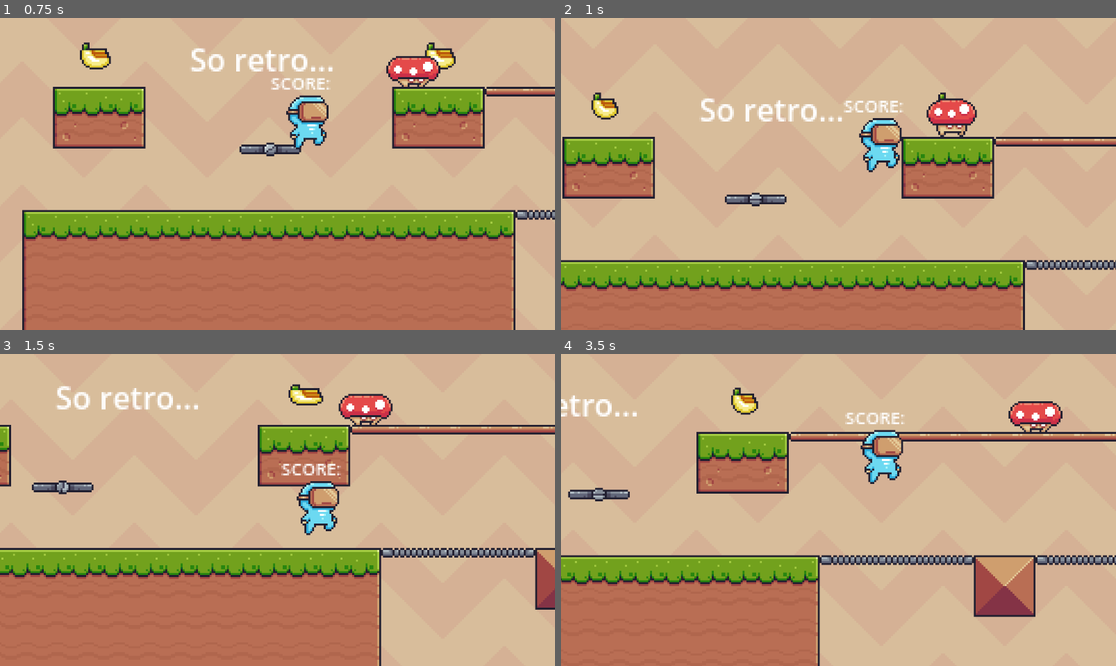
Above: before the commit, frames 1-4 (two rows, left to right).
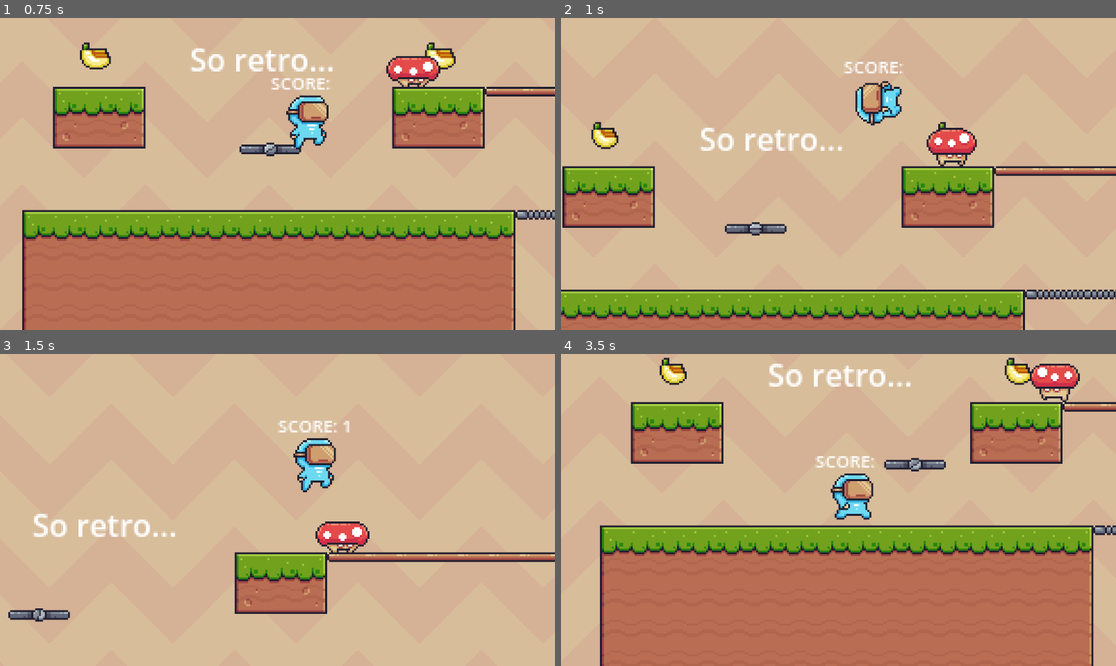
Above: after the commit, the same moments.

Repository: ManuelAmayaOrozco/2D-Test-Project-1-Manuel
Game: Godot game, scene res://scenes/game.tscn
The game is run twice, just before and just after one commit, with the same random seed, the same clock (stepped at 60 frames per second) and the same inputs.
Inputs:
- Up to frame 1 (0.75 s): hold Right (move_right) from 0.53 s (still down); tap Space (jump) at 0.6 s
- Up to frame 2 (1 s): keep holding Right (move_right); tap Space (jump) at 0.77 s
- Up to frame 3 (1.5 s): keep holding Right (move_right); tap Space (jump) at 1.07, 1.35 s
- Up to frame 4 (3.5 s): tap Space (jump) at 1.52, 1.82, 2.1, 2.85, 3.02, 3.32 s; release Right (move_right) at 2.03 s; hold Left (move_left) 2.03-2.78 s; hold Right (move_right) from 2.78 s (still down)

Frame 1 is identical in both runs. In frame 2, 33% of the frame differs, in the area x 0-100%, y 14-100%; in frame 3, 35%; in frame 4, 49%, in the area x 0-100%, y 1-100%.

Commit message:
Double Jump and Death fixed kinda

Diff:
--- a/Test Project 1 Manuel/scenes/MainGuy.tscn
+++ b/Test Project 1 Manuel/scenes/MainGuy.tscn
@@ -1,8 +1,9 @@
-[gd_scene load_steps=39 format=3 uid="uid://brci122yfy145"]
+[gd_scene load_steps=46 format=3 uid="uid://brci122yfy145"]
 
 [ext_resource type="Texture2D" uid="uid://cx177hlvu5b6c" path="res://assets/Main Characters/Virtual Guy/Idle (32x32).png" id="1_k6lha"]
 [ext_resource type="Script" path="res://scripts/MainGuy.gd" id="1_qskxa"]
 [ext_resource type="Texture2D" uid="uid://dmgx0t0mhktui" path="res://assets/Main Characters/Virtual Guy/Hit (32x32).png" id="2_0taoq"]
+[ext_resource type="Texture2D" uid="uid://ho6g34dpesrc" path="res://assets/Main Characters/Virtual Guy/Double Jump (32x32).png" id="3_h1kmv"]
 [ext_resource type="Texture2D" uid="uid://2wb4jl0wp86u" path="res://assets/Main Characters/Virtual Guy/Jump (32x32).png" id="3_q0rcj"]
 [ext_resource type="Texture2D" uid="uid://cqy6iwvq88yhh" path="res://assets/Main Characters/Virtual Guy/Run (32x32).png" id="4_pl07q"]
 
@@ -34,6 +35,30 @@
 atlas = ExtResource("2_0taoq")
 region = Rect2(192, 0, 32, 32)
 
+[sub_resource type="AtlasTexture" id="AtlasTexture_5vguo"]
+atlas = ExtResource("3_h1kmv")
+region = Rect2(0, 0, 32, 32)
+
+[sub_resource type="AtlasTexture" id="AtlasTexture_rf1f5"]
+atlas = ExtResource("3_h1kmv")
+region = Rect2(32, 0, 32, 32)
+
+[sub_resource type="AtlasTexture" id="AtlasTexture_jvg7d"]
+atlas = ExtResource("3_h1kmv")
+region = Rect2(64, 0, 32, 32)
+
+[sub_resource type="AtlasTexture" id="AtlasTexture_2u2a7"]
+atlas = ExtResource("3_h1kmv")
+region = Rect2(96, 0, 32, 32)
+
+[sub_resource type="AtlasTexture" id="AtlasTexture_mxh8m"]
+atlas = ExtResource("3_h1kmv")
+region = Rect2(128, 0, 32, 32)
+
+[sub_resource type="AtlasTexture" id="AtlasTexture_g2fwe"]
+atlas = ExtResource("3_h1kmv")
+region = Rect2(160, 0, 32, 32)
+
 [sub_resource type="AtlasTexture" id="AtlasTexture_g3xiw"]
 atlas = ExtResource("1_k6lha")
 region = Rect2(0, 0, 32, 32)
@@ -156,6 +181,29 @@
 }],
 "loop": true,
 "name": &"death",
+"speed": 20.0
+}, {
+"frames": [{
+"duration": 1.0,
+"texture": SubResource("AtlasTexture_5vguo")
+}, {
+"duration": 1.0,
+"texture": SubResource("AtlasTexture_rf1f5")
+}, {
+"duration": 1.0,
+"texture": SubResource("AtlasTexture_jvg7d")
+}, {
+"duration": 1.0,
+"texture": SubResource("AtlasTexture_2u2a7")
+}, {
+"duration": 1.0,
+"texture": SubResource("AtlasTexture_mxh8m")
+}, {
+"duration": 1.0,
+"texture": SubResource("AtlasTexture_g2fwe")
+}],
+"loop": true,
+"name": &"double_jump",
 "speed": 20.0
 }, {
 "frames": [{
@@ -256,7 +304,7 @@
 [node name="AnimatedSprite2D" type="AnimatedSprite2D" parent="."]
 position = Vector2(0, -16)
 sprite_frames = SubResource("SpriteFrames_0s38g")
-animation = &"idle"
+animation = &"death"
 autoplay = "idle"
 
 [node name="CollisionShape2D" type="CollisionShape2D" parent="."]
--- a/Test Project 1 Manuel/scenes/mushroom.tscn
+++ b/Test Project 1 Manuel/scenes/mushroom.tscn
@@ -229,7 +229,7 @@
 }]
 
 [sub_resource type="RectangleShape2D" id="RectangleShape2D_sfbde"]
-size = Vector2(20, 16)
+size = Vector2(21.8182, 16)
 
 [node name="Mushroom" type="CharacterBody2D"]
 script = ExtResource("1_2iqpg")
--- a/Test Project 1 Manuel/scripts/MainGuy.gd
+++ b/Test Project 1 Manuel/scripts/MainGuy.gd
@@ -10,44 +10,61 @@
 # Get the gravity from the project settings to be synced with RigidBody nodes.
 var gravity = ProjectSettings.get_setting("physics/2d/default_gravity")
 
+var double_jumping = false
+var double_jumps = 1
+
 var dying: bool = false
 
 func die():
 	dying = true
 
 func _physics_process(delta):
-	# Add the gravity.
-	if not is_on_floor():
-		velocity.y += gravity * delta
+	if !dying:
+		if is_on_floor():
+			double_jumping = false
+			double_jumps = 1
 
-	# Handle jump.
-	if Input.is_action_just_pressed("jump") and is_on_floor():
-		velocity.y = JUMP_VELOCITY
+		# Add the gravity.
+		if not is_on_floor():
+			velocity.y += gravity * delta
 
-	# Get the input direction and handle the movement/deceleration.
-	# As good practice, you should replace UI actions with custom gameplay actions.
-	var direction = Input.get_axis("move_left", "move_right")
+		# Handle jump.
+		if Input.is_action_just_pressed("jump") and is_on_floor():
+			velocity.y = JUMP_VELOCITY
 
-	if direction > 0:
-		animated_sprite.flip_h = false
-	elif direction < 0:
-		animated_sprite.flip_h = true
+		if Input.is_action_just_pressed("jump") and not is_on_floor():
+			if double_jumps != 0:
+				velocity.y = JUMP_VELOCITY
+				double_jumping = true
+				double_jumps -= 1
 
-	if is_on_floor():
-		if direction == 0:
-			animated_sprite.play("idle")
+		# Get the input direction and handle the movement/deceleration.
+		# As good practice, you should replace UI actions with custom gameplay actions.
+		var direction = Input.get_axis("move_left", "move_right")
+
+		if direction > 0:
+			animated_sprite.flip_h = false
+		elif direction < 0:
+			animated_sprite.flip_h = true
+
+		if is_on_floor():
+			if direction == 0:
+				animated_sprite.play("idle")
+			else:
+				animated_sprite.play("run")
 		else:
-			animated_sprite.play("run")
-	else:
-		animated_sprite.play("jump")
-
-	if dying == true:
-		animated_sprite.play("death")
+			if not double_jumping:
+				animated_sprite.play("jump")
+			else:
+				animated_sprite.play("double_jump")
 
 
-	if direction:
-		velocity.x = direction * SPEED
+		if direction:
+			velocity.x = direction * SPEED
+		else:
+			velocity.x = move_toward(velocity.x, 0, SPEED)
+
+		move_and_slide()
+
 	else:
-		velocity.x = move_toward(velocity.x, 0, SPEED)
-
-	move_and_slide()
+		animated_sprite.play("death")
